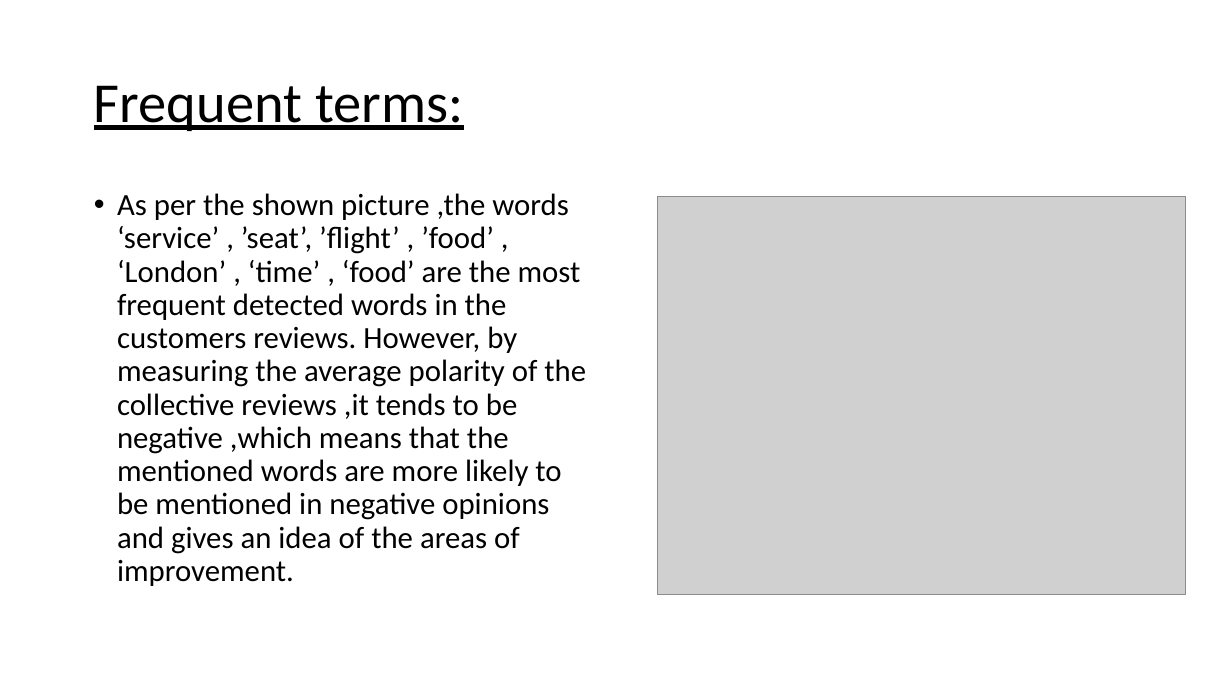
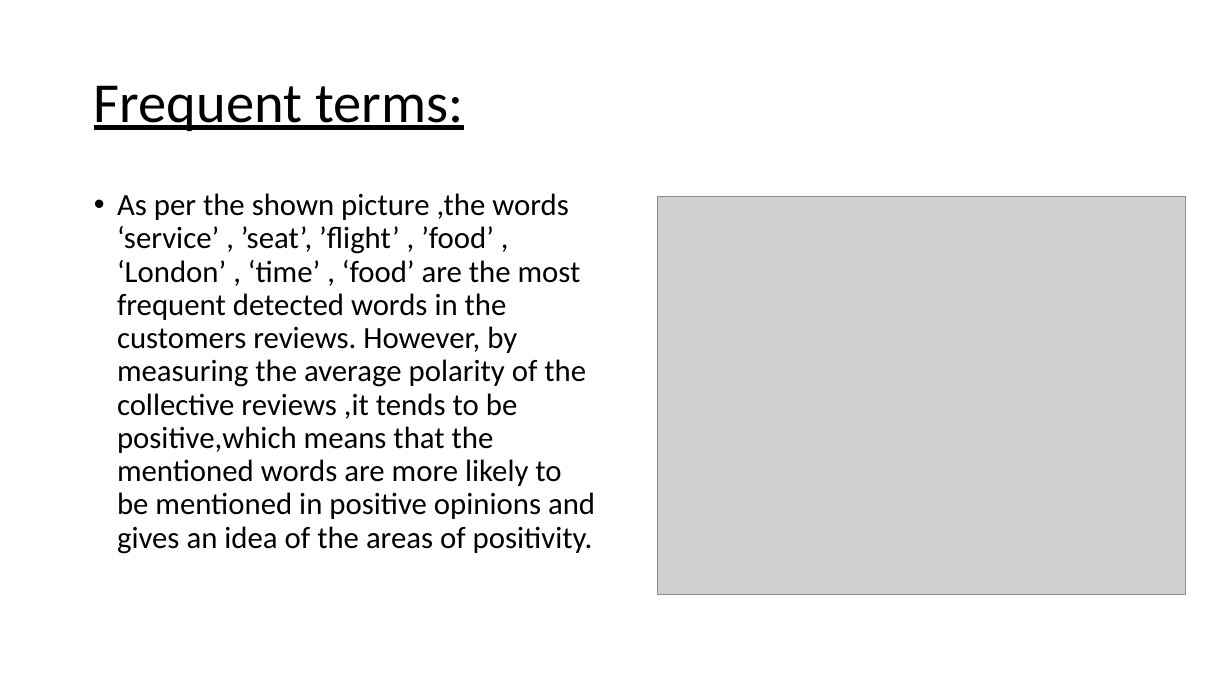
Before and after one commit to MohammedMahmoud89/British-Airways-Data-Science-virtual-experience-program-on-forage, a slide deck: slide 2 of Presentation Template - Task 1.pptx. Drawn at 1232x693 pixels with LibreOffice and Linux fonts; fonts in the diff are those of the drawing; grey boxes stand for pictures. Boxes give left, top, right and bottom in pixels: in the first picture for what was removed or moved away, otherwise in the second. Text is boxed around its words. In the diff, an @@ line names an element or a change of style, - is before the commit and + after.

```diff
--- a/Presentation Template - Task 1.pptx
+++ b/Presentation Template - Task 1.pptx
@@ text at (117,193,595,554): text changed @@
-• As per the shown picture ,the words ‘service’ , ’seat’, ’flight’ , ’food’ , ‘London’ , ‘time’ , ‘food’ are the most frequent detected words in the customers reviews. However, by measuring the average polarity of the collective reviews ,it tends to be negative ,which means that the mentioned words are more likely to be mentioned in negative opinions and gives an idea of the areas of improvement.
+• As per the shown picture ,the words ‘service’ , ’seat’, ’flight’ , ’food’ , ‘London’ , ‘time’ , ‘food’ are the most frequent detected words in the customers reviews. However, by measuring the average polarity of the collective reviews ,it tends to be positive,which means that the mentioned words are more likely to be mentioned in positive opinions and gives an idea of the areas of positivity.
```
Also in this commit, not shown: 1 other slide changed, 2 other files.
